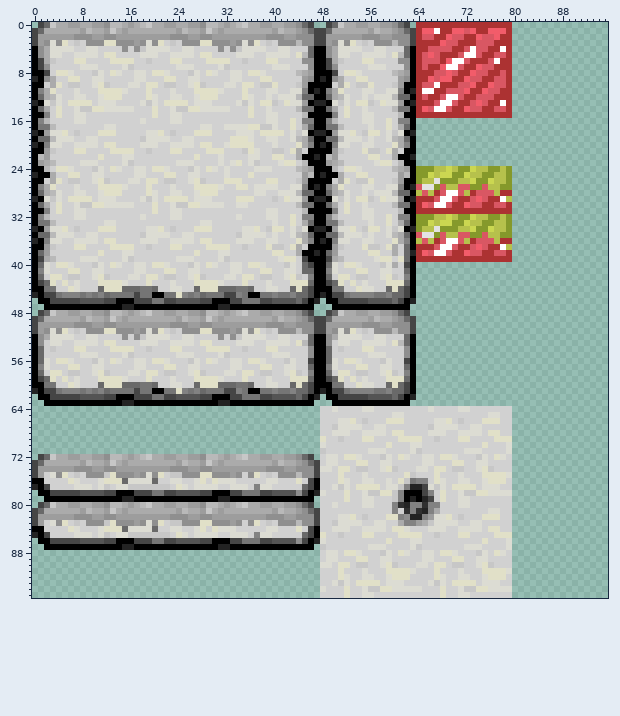
Sprite sheet: Source/Resources/Assets/maps/tileset2.png. Above: the version before the commit.
The file is 384x384 pixels, drawn in blocks of 4x4; one block is one cell here. Colours within 5 levels of each other are drawn and written as one.
The same view after the edit:
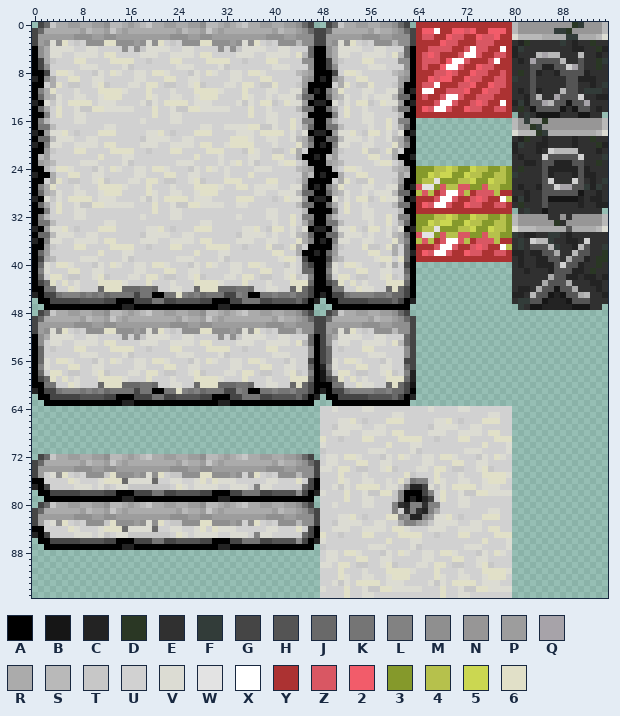
Palette (. is transparent): A #000000  B #161616  C #232323  D #2a3724  E #303030  F #323c39  G #454545  H #545454  J #696969  K #757575  L #828282  M #8f8f8f  N #979696  P #9d9d9d  Q #a7a3a9  R #ababab  S #b9b9b9  T #c7c7c7  U #d1d1d1  V #dcdcd3  W #e3e3e3  X #ffffff  Y #ac3232  Z #d95763  2 #f25c6a  3 #85992b  4 #b6c14c  5 #cbd751  6 #e1e0c8
Change:
Changed rows in their new state; - is an unchanged pixel.
first column x 80:
 0 SNNNNNNNNNDFNNNS
 1 SNNNNNNFFDNNNNNS
 2 VSSSSRRRRFFRRRSV
 3 ECDEEEEEFECEEDEE
 4 CFEEEEEEEECCEEDC
 5 CEEESQSSEEESEECE
 6 ECEQHHHHSEEHEEDF
 7 EEEHHCCHHUQHEEDE
 8 EDEHCEECHHHHCEEE
 9 FEEHEEEEEHHCCCEE
10 EEEHEEEEEHHEECEF
11 ECEHCEEESHHEFFFE
12 EECHSEEQHHHUEECC
13 CFCHHQSHHBHHQEEE
14 EDEBHHHHBEBHHECE
15 -EFEBBBBEEEBBEE-
16 SNFNNDNNNNNNNNNS
17 SNNDFNNNNNNNNNNS
18 VSSSDFRRRRRRRRSV
19 ECDEECEEEECEEDEE
20 CFEECCEEEECEEEDC
21 CEEECEUSSSSEEECE
22 ECEEEUHHHHHUEEEF
23 EECCEHHCCCHHEEDE
24 EDEEEHCCCCCHCEEE
25 FEEEEHCEEECHCCEE
26 EEEEEHUEEEUHECEF
27 ECEECHHUQQHHFCFE
28 EECEEHHHHHHBEECE
29 CFCEEHBBBBBCECCE
30 EDEEEHEEEEECEECC
31 -EFEEBEEEEEEEEE-
32 SNNNNNEENENNNNNS
33 SNNNNNNDENNNNNNS
34 VSSSRRRRRHRRRRSV
35 FECCEEFFECEEEEEE
36 EFEUSSFEECCEUEEE
37 EFEHHHSFEECSHEEF
38 CCECCHHREESHHEED
39 ECEECCHHERHHCEDD
40 ECEECCCHUHHCEEDE
41 EECEEECHHHCCEDEE
42 EEEEEERHHCCECCEC
43 EEEEERHHHREEECCE
44 ECCERHHBHHREEECE
45 CCESHHBCBHHRSEEC
46 EFFHHBCCCBHHHEEE
47 -FEBBCCCCCBBBEE-
first column x 48:
52 G--------------G
53 G--------------G
54 G--------------G
55 G--------------G
56 G--------------G
57 C--------------G
58 B--------------C
59 B--------------C
60 ---------------B
Where, in picture pixels (left, top, right, bottom), the same in both pictures:
added: (512, 22, 608, 310)
changed: (320, 334, 326, 382)
changed: (410, 334, 416, 388)
